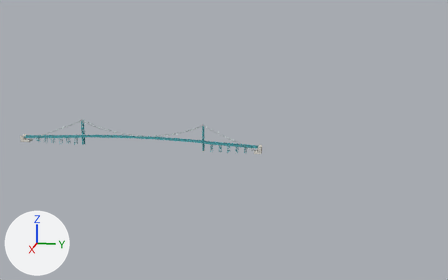
The glTF model models/det-ambassador-bridge.glb: old version first, new version second.
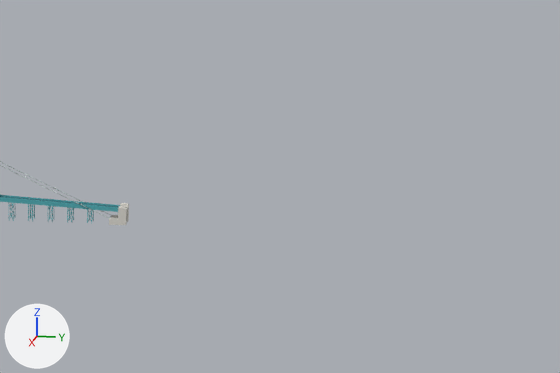
Old and new are each drawn whole from a camera (50 mm lens) standing at (2573.0, 887.0, 699.0) and looking at (-17.0, 369.0, 52.0) and again close up on the part from 46% to 100% of the width and 20% to 78% of the height. Lighting does not change. The marker at lower left points along +X, +Y and +Z. The first two pictures are the older version. Vertices at exactly the same position are counted once.

The first close-up shows 'Ambassador Bridge'.
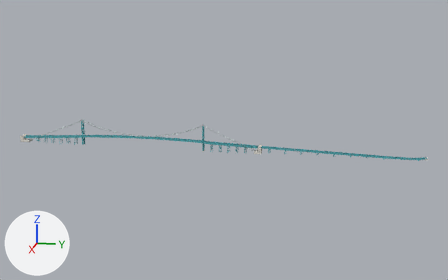
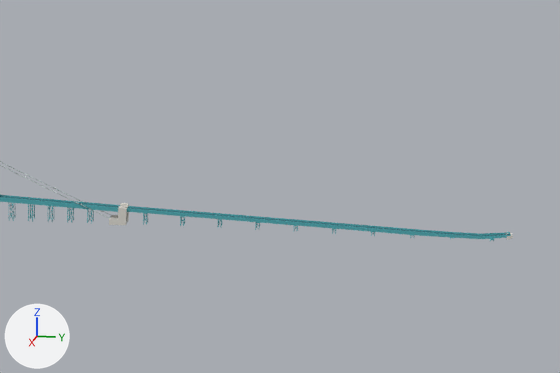
Commit message: Carry the Ambassador Bridge to its Windsor abutment

The change, as JSON lines over the scene's bpy script:
```json
{"block": "me_ambassador_bridge", "where": "# used by ob_ambassador_bridge; location = (0.0, 0.0, 0.0)"}
{"op": "remove", "block": "me_ambassador_bridge", "code": "me_ambassador_bridge.from_pydata(...)  # 3382 vertices, 4014 faces; spans x -17.0..17.0, y -584.0..537.0, z 0.0..121.0"}
{"op": "add", "block": "me_ambassador_bridge", "code": "me_ambassador_bridge.from_pydata(...)  # 4279 vertices, 5138 faces; spans x -37.0..17.0, y -584.0..1225.0, z 0.0..121.0"}
{"block": "me_ambassador_bridge", "change": "me_ambassador_bridge part 1: 4 vertices moved within x -9.0..9.0, y 434.0, z 3.0; 4 vertices removed from x -9.0..9.0, y 434.0, z 4.0; 661 vertices added at x -37.0..9.0, y 434.0..1225.0, z 2.0..35.0"}
{"block": "me_ambassador_bridge", "change": "other edits to the shape of me_ambassador_bridge do not show in these pictures"}
```

Where the change shows, as pixel boxes (x1, y1, x2, y2) in the close-ups (560 x 373 px):
```json
{"object": "Ambassador Bridge", "change": "reshaped", "before": [0, 160, 129, 225], "after": [0, 160, 513, 241]}
{"part": 1, "of": "me_ambassador_bridge", "change": "built on", "before": [68, 208, 74, 222], "after": [127, 206, 513, 241]}
```
